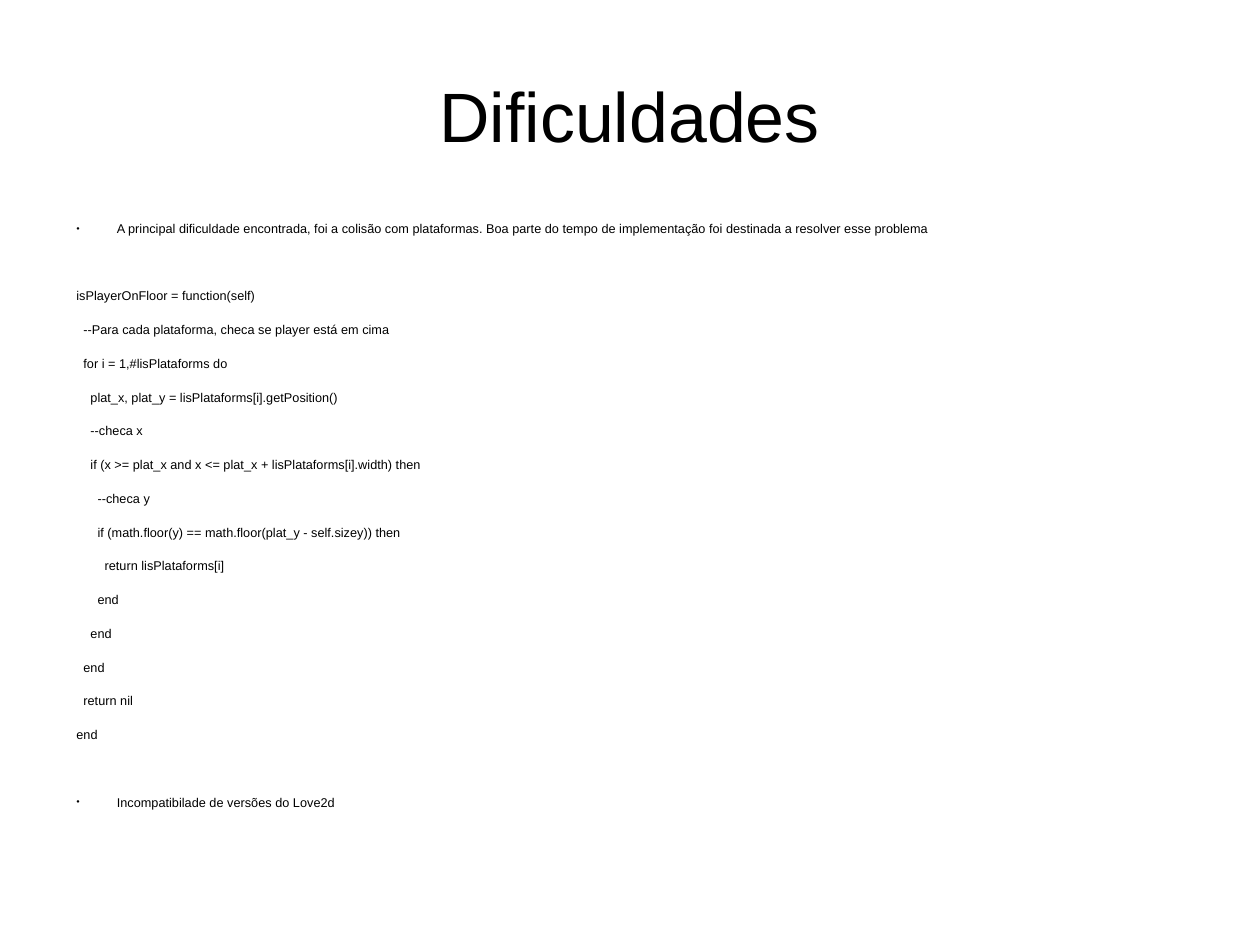
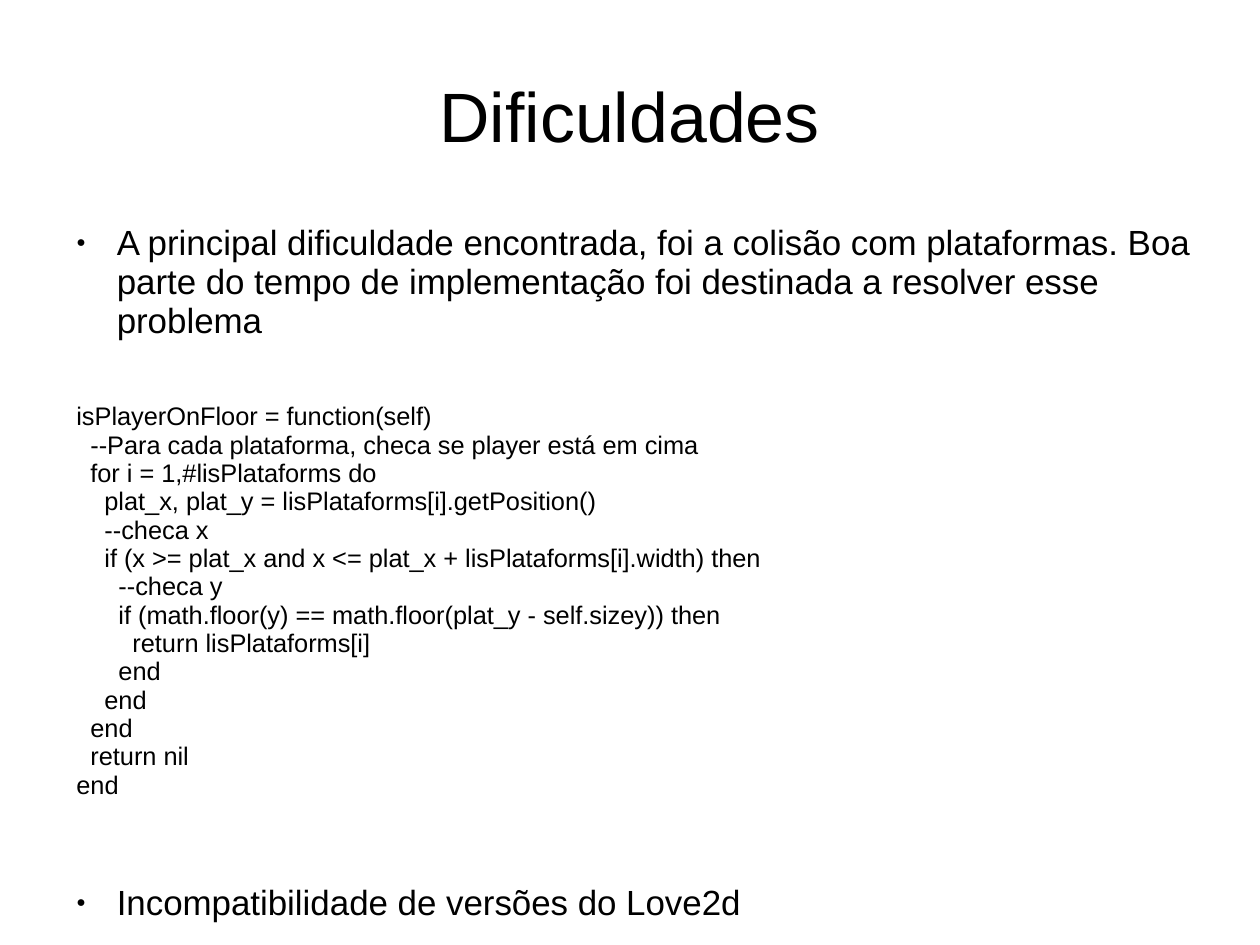
Before and after one commit to Pedalves/love2jump, a slide deck: slide 6 of apresentacao.ppt. Drawn at 1260x945 pixels with LibreOffice and Linux fonts; fonts in the diff are those of the drawing. Boxes give left, top, right and bottom in pixels: in the first picture for what was removed or moved away, otherwise in the second. Text is boxed around its words. In the diff, an @@ line names an element or a change of style, - is before the commit and + after.

```diff
--- a/apresentacao.ppt
+++ b/apresentacao.ppt
@@ text at box(76, 229, 1190, 795): size 8 to 22 pt in "A principal dificuldade encontrada, foi a colisão ..."; size 8 to 16 pt in "isPlayerOnFloor = function(self)", "--Para cada plataforma, checa se player está ...", "for i = 1,#lisPlataforms do", "plat_x, plat_y = lisPlataforms[i].getPosition()" and 10 more places; line spacing 0.73 to 0.93; less space between paragraphs @@
@@ text at box(117, 889, 740, 922): text changed; size 8 to 22 pt @@
-● Incompatibilade de versões do Love2d
+● Incompatibilidade de versões do Love2d
```
Also in this commit, not shown: 1 other slide changed.
